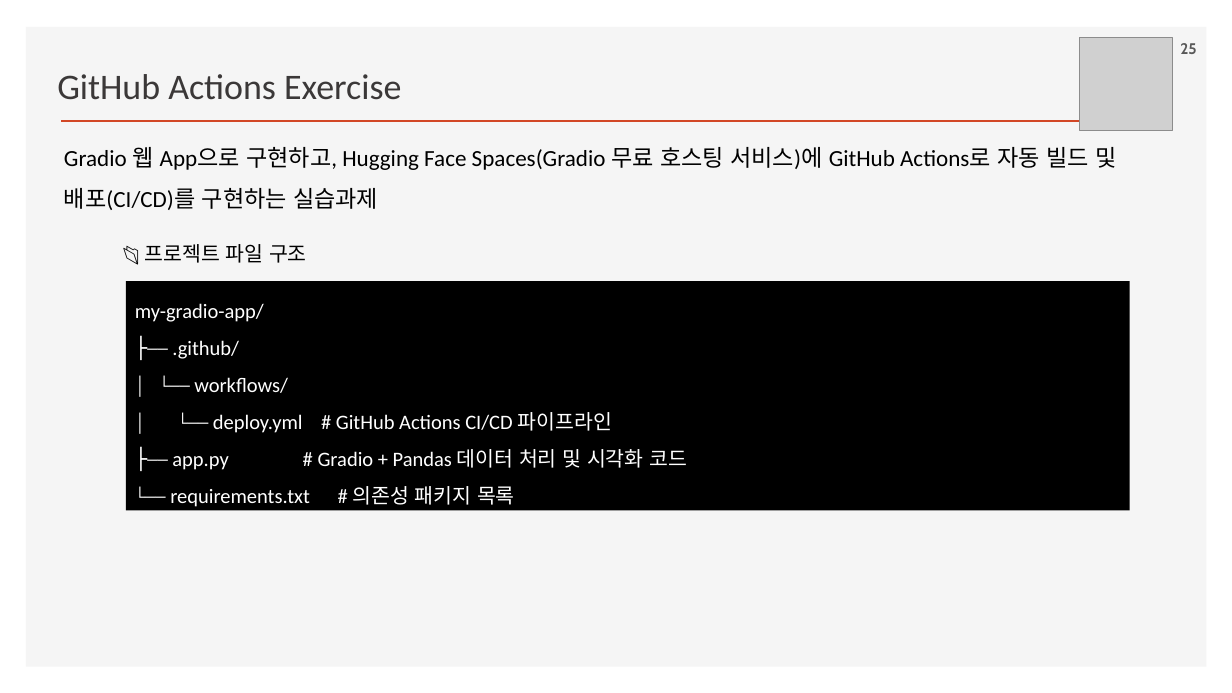
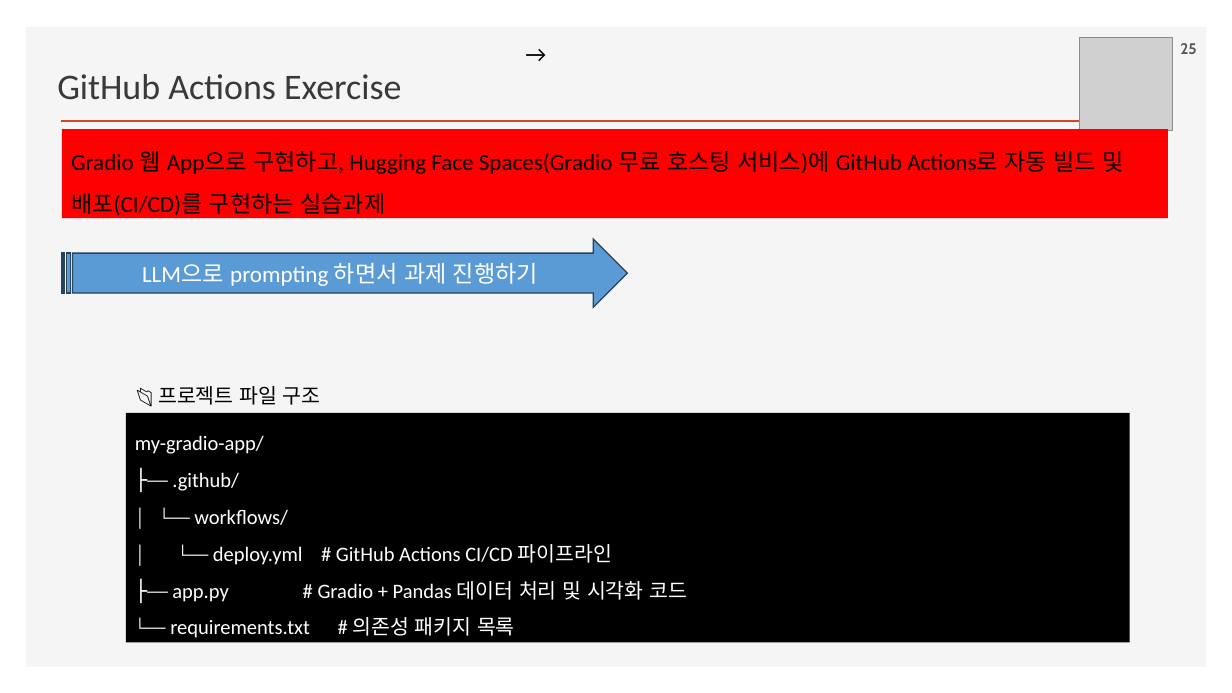
Before and after one commit to ancestor9/2026_Fall_Application-Deployment, a slide deck: slide 25 of App Deployment.pptx. Drawn at 1232x693 pixels with LibreOffice and Linux fonts; fonts in the diff are those of the drawing; grey boxes stand for pictures; background and template pictures are left out. Boxes give left, top, right and bottom in pixels: in the first picture for what was removed or moved away, otherwise in the second. Text is boxed around its words. In the diff, an @@ line names an element or a change of style, - is before the commit and + after.

```diff
--- a/App Deployment.pptx
+++ b/App Deployment.pptx
@@ text added at <box>517,35,1185,72</box>, 18 pt, text #000000 @@
+→
@@ rectangle "Gradio 웹 App으로 구현하고, Hugging ...": place and size @@
-rectangle "Gradio 웹 App으로 구현하고, Hugging ..." at <box>64,147,1116,210</box>
+rectangle "Gradio 웹 App으로 구현하고, Hugging ..." at <box>62,129,1168,218</box>
@@ rectangle "Gradio 웹 App으로 구현하고, Hugging ..." at <box>62,129,1168,218</box>: fill none to #FF0000 @@
@@ striped right arrow added at <box>62,239,628,308</box>, fill #5B9BD5, outline #28445D 1 pt, 18 pt, text #FFFFFF @@
+LLM으로 prompting 하면서 과제 진행하기
@@ text "📂 프로젝트 파일 구조": place and size @@
-text "📂 프로젝트 파일 구조" at <box>145,244,307,263</box>
+text "📂 프로젝트 파일 구조" at <box>158,386,321,405</box>
@@ rectangle "my-gradio-app/": place and size @@
-rectangle "my-gradio-app/" at <box>126,281,1129,510</box>
+rectangle "my-gradio-app/" at <box>126,413,1129,642</box>
```
